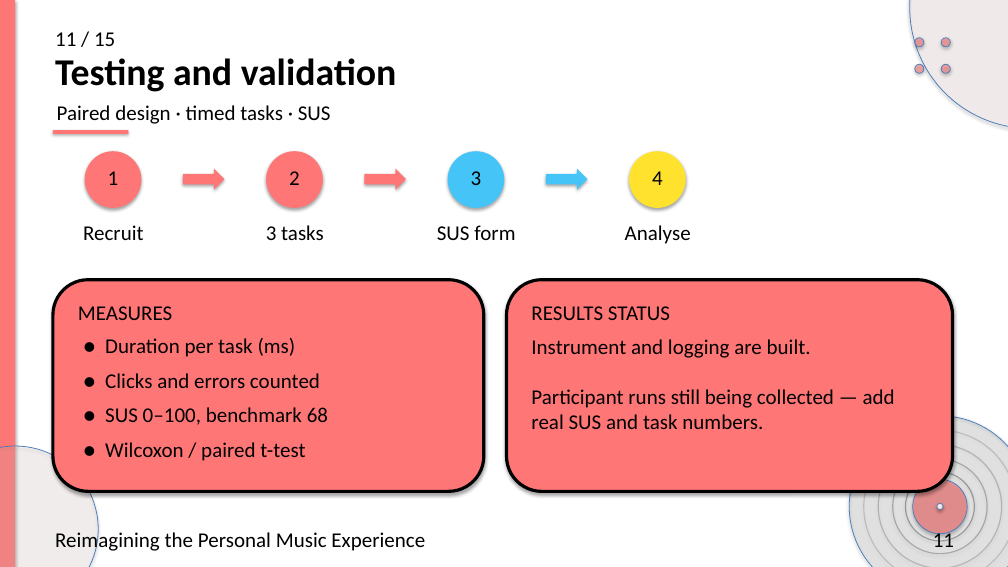
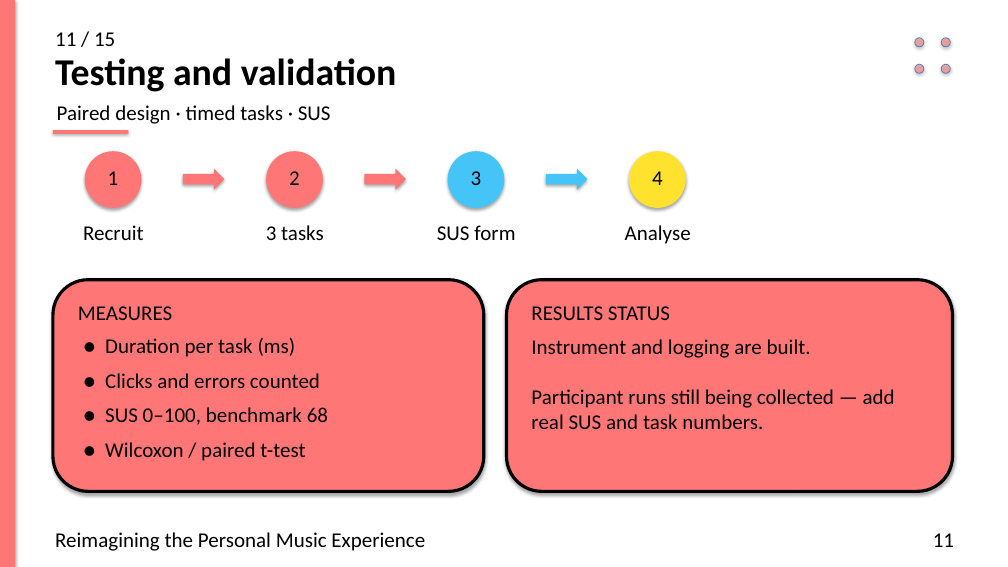
Before and after one commit to preet-kamdar/design-thinking-sem3, a slide deck: slide 11 of docs/Presentation.pptx. Drawn at 1008x567 pixels with LibreOffice and Linux fonts; fonts in the diff are those of the drawing. Boxes give left, top, right and bottom in pixels: in the first picture for what was removed or moved away, otherwise in the second. Text is boxed around its words. In the diff, an @@ line names an element or a change of style, - is before the commit and + after.

```diff
--- a/docs/Presentation.pptx
+++ b/docs/Presentation.pptx
@@ ellipse removed at [910, 0, 1008, 129] @@
@@ ellipse removed at [849, 416, 1008, 567] @@
@@ ellipse removed at [0, 446, 98, 567] @@
@@ ellipse removed at [864, 430, 1008, 567] @@
@@ ellipse removed at [879, 445, 1002, 567] @@
@@ ellipse removed at [893, 460, 988, 554] @@
@@ ellipse removed at [906, 472, 975, 541] @@
@@ ellipse removed at [913, 479, 967, 534] @@
@@ ellipse removed at [937, 504, 943, 510] @@
```
Also in this commit, not shown: 14 other slides changed, 2 other files.
